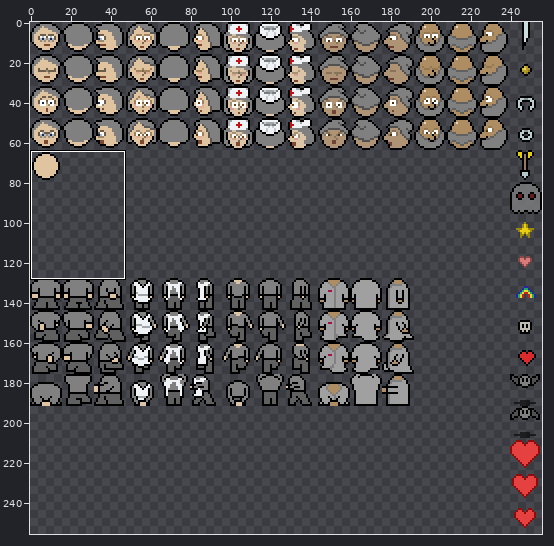
A sprite sheet gets an edit: src/data/tilesheet/003-hero.png. Above, an overview of the earlier version with the close-up marked.
Close-up. The starting point:
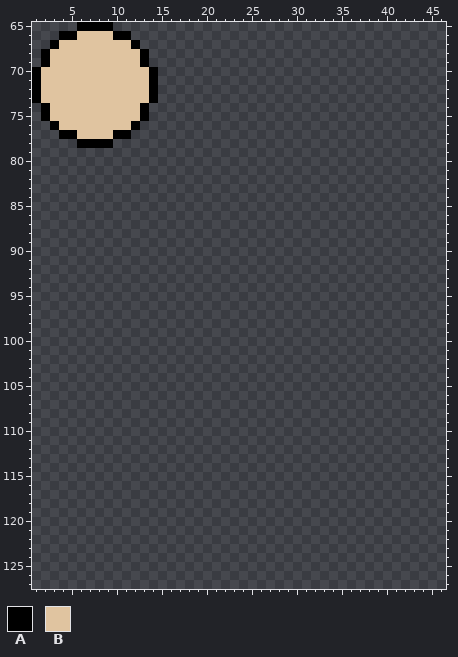
The file is 256x256 pixels. Shown: x 1..46, y 65..127. The commit also changed other parts of the picture, which this record leaves out.
Palette (. is transparent): A #000000  B #e0c4a0
Pixels before (only the part around the change), first column x 1:
 65 .....AAAA.....................................
 66 ...AABBBBAA...................................
 67 ..ABBBBBBBBA..................................
 68 .ABBBBBBBBBBA.................................
 69 .ABBBBBBBBBBA.................................
 70 ABBBBBBBBBBBBA................................
 71 ABBBBBBBBBBBBA................................
 72 ABBBBBBBBBBBBA................................
 73 ABBBBBBBBBBBBA................................
 74 .ABBBBBBBBBBA.................................
 75 .ABBBBBBBBBBA.................................
 76 ..ABBBBBBBBA..................................
 77 ...AABBBBAA...................................
 78 .....AAAA.....................................
 79 ..............................................
 80 ..............................................
 81 ..............................................
 82 ..............................................
 83 ..............................................
 84 ..............................................
 85 ..............................................
 86 ..............................................
 87 ..............................................
 88 ..............................................
 89 ..............................................
 90 ..............................................
 91 ..............................................
 92 ..............................................
 93 ..............................................
 94 ..............................................
 95 ..............................................
 96 ..............................................
 97 ..............................................
 98 ..............................................
 99 ..............................................
100 ..............................................
101 ..............................................
102 ..............................................
103 ..............................................
104 ..............................................
105 ..............................................
106 ..............................................
107 ..............................................
108 ..............................................
109 ..............................................
110 ..............................................
111 ..............................................
112 ..............................................
113 ..............................................
114 ..............................................
115 ..............................................
116 ..............................................
117 ..............................................
118 ..............................................
119 ..............................................
120 ..............................................
121 ..............................................
122 ..............................................
123 ..............................................
124 ..............................................
125 ..............................................
126 ..............................................
127 ..............................................
Now the later version:
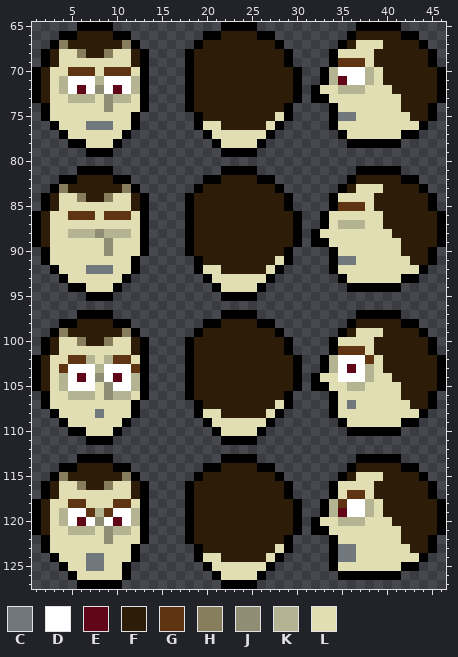
Colours new in this view: C #70787e  D #ffffff  E #610519  F #2c1c08  G #5e3413  H #877e5e  J #8f8e74  K #b5b492  L #e0deb2
Changes in this commit:
Changed rows in their new state; - is an unchanged pixel.
first column x 1:
 65 ---------------------AAAA-----------AAAAA-----
 66 -----FFFF----------AAFFFFAA--------AFFFFFAA---
 67 ---HFFFFFFH-------AFFFFFFFFA------AFLLLFFFFA--
 68 --FLLHFFHLLF-----AFFFFFFFFFFA----ALLLLFFFFFFA-
 69 --FLLLLLLLLF-----AFFFFFFFFFFA----AGGGLFFFFFFA-
 70 -FLLGGGLGGGLA.---AFFFFFFFFFFFA--AKDDDKLFFFFFFA
 71 -FLKDDDKDDDKA.---AFFFFFFFFFFFA--AKEDDKLFFFFFFA
 72 -FLKDEDJDEDKA.---AFFFFFFFFFFFA-ALLKKKLLLFFFFFA
 73 -FLLKKKLJKKLA.---AFFFFFFFFFFFA-AALLLLLLLLFFFFA
 74 --LLLLLLJLLL-----AFFFFFFFFFFA----ALLLLLLLFFFA-
 75 --LLLLLLLLLA.-----AFFFFFFFFLA----ACCLLLLLLFFA-
 76 ---LLLCCCLL-------ALLFFFFFLA-----ALLLLLLLLLA--
 77 ----LLLLLL---------ALLLLLLA-------ALLLLLLAA---
 78 ----A-LLLA----------ALLLLA---------AAAAAA-----
 79 ------AAA------------AAAA---------------------
 81 -----AAAA------------AAAA-----------AAAAA-----
 82 ---AAFFFFAA--------AAFFFFAA--------AFFFFFAA---
 83 --AHFFFFFFHA------AFFFFFFFFA------AFLLLFFFFA--
 84 -AFLLHFFHLLFA----AFFFFFFFFFFA----ALLLLFFFFFFA-
 85 -AFLLLLLLLLFA----AFFFFFFFFFFA----AGGGLFFFFFFA-
 86 AFLLGGGLGGGLA----AFFFFFFFFFFFA--ALLLLLLFFFFFFA
 87 AFLLLLLLLLLLA----AFFFFFFFFFFFA--ALKKKLLFFFFFFA
 88 AFLLKKKJKKKLA----AFFFFFFFFFFFA-ALLLLLLLLFFFFFA
 89 AFLLLLLLJLLLA----AFFFFFFFFFFFA-AALLLLLLLLFFFFA
 90 -ALLLLLLJLLLA----AFFFFFFFFFFA----ALLLLLLLFFFA-
 91 -ALLLLLLLLLA------AFFFFFFFFLA----ACCLLLLLLFFA-
 92 --ALLLCCCLLA------ALLFFFFFLA-----ALLLLLLLLLA--
 93 ---ALLLLLLA--------ALLLLLLA-------ALLLLLLAA---
 94 ----AALLLA----------ALLLLA---------AAAAAA-----
 95 ------AAA------------AAAA---------------------
 97 -----AAAA------------AAAA-----------AAAAA-----
 98 ---AAFFFFAA--------AAFFFFAA--------AFFFFFAA---
 99 --AHFFFFFFHA------AFFFFFFFFA------AFLLLFFFFA--
100 -AFLLHFFHLLFA----AFFFFFFFFFFA----ALLLLFFFFFFA-
101 -AFLLLLLLLLFA----AFFFFFFFFFFA----AGGGLFFFFFFA-
102 AFLLGGKLKGGLA----AFFFFFFFFFFFA--AKDDDGLFFFFFFA
103 AFLGDDDKDDDGA----AFFFFFFFFFFFA--AKDEDKLFFFFFFA
104 AFLKDEDJDEDKA----AFFFFFFFFFFFA-ALLDDDKLLFFFFFA
105 AFLKDDDLJDDKA----AFFFFFFFFFFFA-AALLKKLLLLFFFFA
106 -ALLKKKLJKKLA----AFFFFFFFFFFA----ALLLLLLLFFFA-
107 -ALLLLLLLLLA------AFFFFFFFFLA----ALCLLLLLLFFA-
108 --ALLLLCLLLA------ALLFFFFFLA-----ALLLLLLLLLA--
109 ---ALLLLLLA--------ALLLLLLA-------ALLLLLLAA---
110 ----AALLLA----------ALLLLA---------AAAAAA-----
111 ------AAA------------AAAA---------------------
113 -----AAAA------------AAAA-----------AAAAA-----
114 ---AAFFFFAA--------AAFFFFAA--------AFFFFFAA---
115 --AHFFFFFFHA------AFFFFFFFFA------AFLLLFFFFA--
116 -AFLLHFFHLLFA----AFFFFFFFFFFA----ALLLLFFFFFFA-
117 -AFLLLLLLLLFA----AFFFFFFFFFFA----ALGGLFFFFFFA-
118 AFLLGGLLLGGLA----AFFFFFFFFFFFA--AKGDDKLFFFFFFA
119 AFLKDDGKGDDKA----AFFFFFFFFFFFA--AKEDDKLFFFFFFA
120 AFLKDEDJDEDKA----AFFFFFFFFFFFA-ALLKKKLLLFFFFFA
121 AFLLKKKLJKKLA----AFFFFFFFFFFFA-AALLLLLLLLFFFFA
122 -ALLLLLLJLLLA----AFFFFFFFFFFA----ALLLLLLLFFFA-
123 -ALLLLLLLLLA------AFFFFFFFFLA----ACCLLLLLLFFA-
124 --ALLLCCLLLA------ALLFFFFFLA-----ACCLLLLLLLA--
125 ---ALLCCLLA--------ALLLLLLA------ALLLLLLLAA---
126 ----ALLLLLA---------ALLLLA--------AAAAAAA-----
127 -----AAAAA-----------AAAA---------------------
Changed places in both close-ups, as pixel boxes (x1, y1, x2, y2):
changed: (32, 22, 446, 589)
